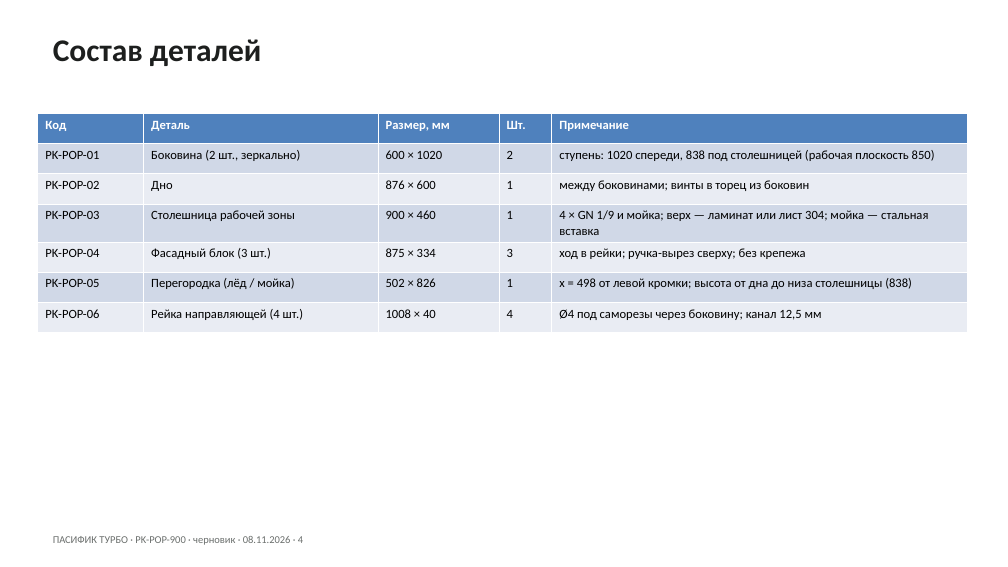
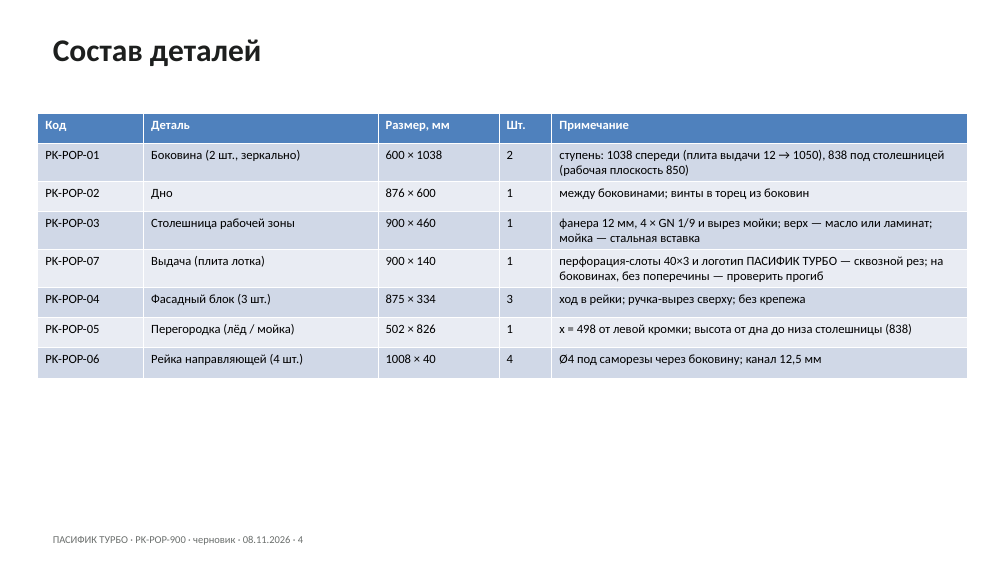
Before and after one commit to horaanlika-droid/pacific, a slide deck: slide 4 of docs/popup/PK-POP-900_prezentatsiya.pptx. Drawn at 1008x567 pixels with LibreOffice and Linux fonts; fonts in the diff are those of the drawing. Boxes give left, top, right and bottom in pixels: in the first picture for what was removed or moved away, otherwise in the second. Text is boxed around its words. In the diff, an @@ line names an element or a change of style, - is before the commit and + after.

Commit message:
попап: плита выдачи из фанеры 12 мм (PK-POP-07, слоты и логотип), боковины 1038, презентация и концепция рев. 2

```diff
--- a/docs/popup/PK-POP-900_prezentatsiya.pptx
+++ b/docs/popup/PK-POP-900_prezentatsiya.pptx
@@ table at box(38, 113, 968, 369) @@
-row 2, column 3: 600 × 1020
+row 2, column 3: 600 × 1038
-row 2, column 5: ступень: 1020 спереди, 838 под столешницей (рабочая плоскость 850)
+row 2, column 5: ступень: 1038 спереди (плита выдачи 12 → 1050), 838 под столешницей (рабочая плоскость 850)
-row 4: PK-POP-03 | Столешница рабочей зоны | 900 × 460 | 1 | 4 × GN 1/9 и мойка; верх — ламинат или лист 304; мойка — стальная вставка
+row 4: PK-POP-03 | Столешница рабочей зоны | 900 × 460 | 1 | фанера 12 мм, 4 × GN 1/9 и вырез мойки; верх — масло или ламинат; мойка — стальная вставка
+row 5: PK-POP-07 | Выдача (плита лотка) | 900 × 140 | 1 | перфорация-слоты 40×3 и логотип ПАСИФИК ТУРБО — сквозной рез; на боковинах, без поперечины — проверить прогиб
```
Also in this commit, not shown: 4 other slides changed, 15 other files.
